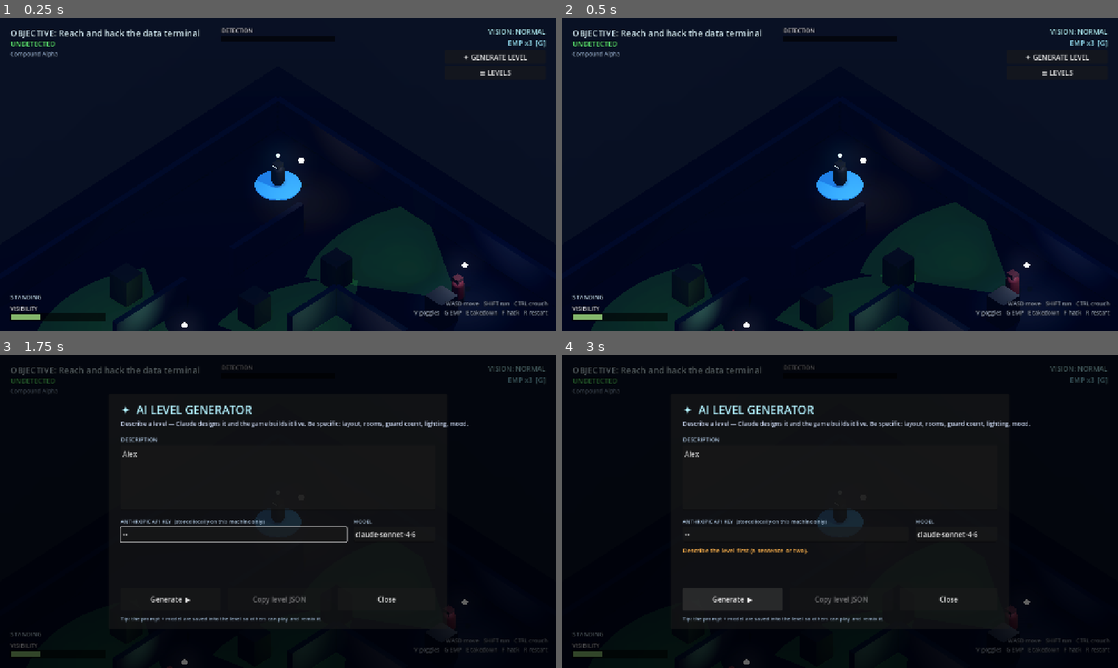
Above: before the commit, frames 1-4 (two rows, left to right).
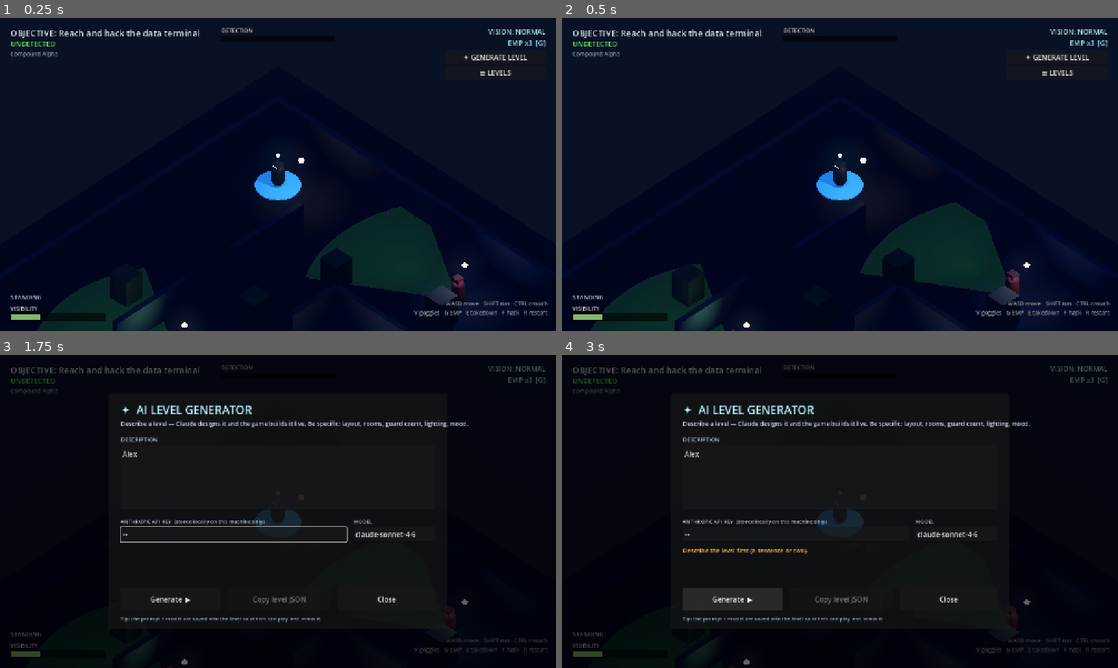
Above: after the commit, the same moments.

Repository: rexeven7/Shadow_Protocol
Game: Godot game, scene res://scenes/Main.tscn
Same seed, same stepped clock (60 frames per second), same inputs: the game is played once before the commit and once after it.
Inputs (mouse positions are in pixels of both pictures, inside the frame that each line leads up to):
- Up to frame 1 (0.25 s): no input
- Up to frame 2 (0.5 s): no input
- Up to frame 3 (1.75 s): click "✦ GENERATE LEVEL" at 0.5 s; click (278, 477) at 1.27 s; type "Alex" at 1.35 s; click (233, 533) at 1.5 s; type "12" at 1.58 s
- Up to frame 4 (3 s): click "Generate ▶" at 2 s; tap Enter at 2.75 s; hold D (move_right) from 2.78 s (still down); tap V (vision) at 2.85 s

The runs differ from the first frame. In frame 1, 1.7% of the frame differs, in the area x 39-65%, y 83-100%; in frame 2, 1.9%, in the area x 38-64%, y 82-100%; in frame 3, less than 0.1%; in frame 4, less than 0.1%.

Commit message:
Fixed being able to see guards through walls. Refactor guard behavior and level configuration. Updated guard alignment to ensure they face the correct patrol direction upon spawning. Enhanced visibility handling for guards based on player position and vision mode. Minor formatting adjustments in level_01.json for consistency.

Diff:
--- a/levels/level_01.json
+++ b/levels/level_01.json
@@ -2,9 +2,9 @@
   "schema_version": 1,
   "name": "Compound Alpha",
   "meta": {
-    "author": "hand-authored",
-    "prompt": "",
-    "model": ""
+	"author": "hand-authored",
+	"prompt": "",
+	"model": ""
   },
   "bounds": [40, 28],
   "player_start": [4, 4],
@@ -12,32 +12,32 @@
   "extraction": [37, 25],
   "config": { "emp_charges": 3, "hack_time": 2.6 },
   "walls": [
-    [15, 10, 21, 10],
-    [24, 10, 25, 10],
-    [15, 18, 25, 18],
-    [15, 10, 15, 14],
-    [25, 10, 25, 18],
-    [8, 6, 8, 12],
-    [8, 16, 8, 22],
-    [32, 4, 32, 16],
-    [32, 20, 32, 28]
+	[15, 10, 21, 10],
+	[24, 10, 25, 10],
+	[15, 18, 25, 18],
+	[15, 10, 15, 14],
+	[25, 10, 25, 18],
+	[8, 6, 8, 12],
+	[8, 16, 8, 22],
+	[32, 4, 32, 16],
+	[32, 20, 32, 28]
   ],
   "cover": [
-    [12, 14], [13, 8], [28, 8], [29, 22],
-    [20, 6], [35, 13], [5, 18], [19, 22]
+	[12, 14], [13, 8], [28, 8], [29, 22],
+	[20, 6], [35, 13], [5, 18], [19, 22]
   ],
   "lights": [
-    { "pos": [20, 14], "range": 7.5, "energy": 2.6, "color": [1.0, 0.92, 0.7] },
-    { "pos": [6, 4],   "range": 6.5, "energy": 2.2, "color": [1.0, 0.85, 0.6] },
-    { "pos": [20, 4],  "range": 6.5, "energy": 2.0, "color": [0.9, 0.95, 1.0] },
-    { "pos": [36, 6],  "range": 6.5, "energy": 2.0, "color": [1.0, 0.9, 0.7] },
-    { "pos": [12, 20], "range": 6.5, "energy": 2.0, "color": [0.95, 0.9, 0.8] },
-    { "pos": [30, 24], "range": 7.0, "energy": 2.2, "color": [1.0, 0.92, 0.75] }
+	{ "pos": [20, 14], "range": 7.5, "energy": 2.6, "color": [1.0, 0.92, 0.7] },
+	{ "pos": [6, 4],   "range": 6.5, "energy": 2.2, "color": [1.0, 0.85, 0.6] },
+	{ "pos": [20, 4],  "range": 6.5, "energy": 2.0, "color": [0.9, 0.95, 1.0] },
+	{ "pos": [36, 6],  "range": 6.5, "energy": 2.0, "color": [1.0, 0.9, 0.7] },
+	{ "pos": [12, 20], "range": 6.5, "energy": 2.0, "color": [0.95, 0.9, 0.8] },
+	{ "pos": [30, 24], "range": 7.0, "energy": 2.2, "color": [1.0, 0.92, 0.75] }
   ],
   "guards": [
-    { "start": [20, 4],  "route": [[12, 4], [28, 4], [28, 8], [12, 8]],   "view_distance": 9.5, "speed": 2.4 },
-    { "start": [20, 14], "route": [[17, 13], [23, 13], [23, 16], [17, 16]], "view_distance": 9.0, "speed": 2.2 },
-    { "start": [36, 22], "route": [[36, 24], [36, 8], [34, 8], [34, 24]],  "view_distance": 9.5, "speed": 2.4 },
-    { "start": [12, 20], "route": [[5, 20], [13, 20], [13, 24], [5, 24]],  "view_distance": 9.0, "speed": 2.2 }
+	{ "start": [20, 4],  "route": [[12, 4], [28, 4], [28, 8], [12, 8]],   "view_distance": 9.5, "speed": 2.4 },
+	{ "start": [20, 14], "route": [[17, 13], [23, 13], [23, 16], [17, 16]], "view_distance": 9.0, "speed": 2.2 },
+	{ "start": [36, 22], "route": [[36, 24], [36, 8], [34, 8], [34, 24]],  "view_distance": 9.5, "speed": 2.4 },
+	{ "start": [12, 20], "route": [[5, 20], [13, 20], [13, 24], [5, 24]],  "view_distance": 9.0, "speed": 2.2 }
   ]
 }
--- a/scripts/Guard.gd
+++ b/scripts/Guard.gd
@@ -38,11 +38,28 @@
 	_view_cos = cos(deg_to_rad(VIEW_HALF_ANGLE))
 	_build_visuals()
 	_build_audio()
-	if waypoints.size() > 0:
-		var d: Vector3 = waypoints[0] - global_position
+	_align_to_patrol()
+
+
+## Skip waypoints we're already standing on and face the next leg of the route.
+## Many levels put start on route[0], which left guards at default rotation (+Z)
+## staring at whatever wall happened to be in front of them.
+func _align_to_patrol() -> void:
+	if waypoints.is_empty():
+		return
+	var start_i := wp_index
+	for _i in range(waypoints.size()):
+		var d: Vector3 = waypoints[wp_index] - global_position
 		d.y = 0
-		if d.length() > 0.01:
-			rotation.y = atan2(d.x, d.z)
+		if d.length() >= 0.5:
+			break
+		wp_index = (wp_index + 1) % waypoints.size()
+		if wp_index == start_i:
+			break
+	var to_next: Vector3 = waypoints[wp_index] - global_position
+	to_next.y = 0
+	if to_next.length() > 0.01:
+		rotation.y = atan2(to_next.x, to_next.z)
 
 
 func _build_visuals() -> void:
@@ -249,6 +266,10 @@
 		eye.light_color = Color(c.r, c.g, c.b) * 0.7 + Color(0.5, 0.5, 0.5)
 
 
+func set_player_visible(visible_to_player: bool, thermal: bool) -> void:
+	visible = thermal or visible_to_player
+
+
 func set_vision_mode(mode: int) -> void:
 	if downed:
 		return
--- a/scripts/LevelGenerator.gd
+++ b/scripts/LevelGenerator.gd
@@ -30,7 +30,7 @@
   "walls": [[x1,z1,x2,z2], ...],       // interior segments; LEAVE GAPS for doorways
   "cover": [[x,z], ...],               // pillars/crates for shadow & cover
   "lights": [{"pos":[x,z],"range":6.5,"energy":2.0,"color":[r,g,b]}],  // r,g,b 0..1; energy 1.5..2.8; range 5..9
-  "guards": [{"start":[x,z],"route":[[x,z],...],"view_distance":9.5,"speed":2.4}],  // 2..6 guards; route loops 2..5 pts
+  "guards": [{"start":[x,z],"route":[[x,z],...],"view_distance":9.5,"speed":2.4}],  // 2..6 guards; route loops 2..5 pts; route[0] should be the NEXT patrol point (not the spawn tile) so guards face their patrol direction on spawn
   "config": {"emp_charges":3, "hack_time":2.6}
 }
 
--- a/scripts/World.gd
+++ b/scripts/World.gd
@@ -362,6 +362,7 @@
 	_follow_camera(delta)
 	post_mat.set_shader_parameter("time_val", Time.get_ticks_msec() * 0.001)
 	_update_emp()
+	_update_guard_visibility()
 
 	var maxd := _max_detection()
 	if audio:
@@ -550,6 +551,22 @@
 		g.call("set_vision_mode", vision_mode)
 	if player:
 		player.call("set_vision_mode", vision_mode)
+	_update_guard_visibility()
+
+
+func _update_guard_visibility() -> void:
+	if player == null:
+		return
+	var thermal := vision_mode == 2
+	var eye: Vector3 = player.global_position + Vector3(0, 1.0, 0)
+	for g in guards:
+		if not is_instance_valid(g):
+			continue
+		var seen := thermal
+		if not seen:
+			var target: Vector3 = g.global_position + Vector3(0, 1.0, 0)
+			seen = has_los(eye, target)
+		g.call("set_player_visible", seen, thermal)
 
 
 # ---------------------------------------------------------------------------
Not shown, added: scripts/LevelBrowser.gd.uid
